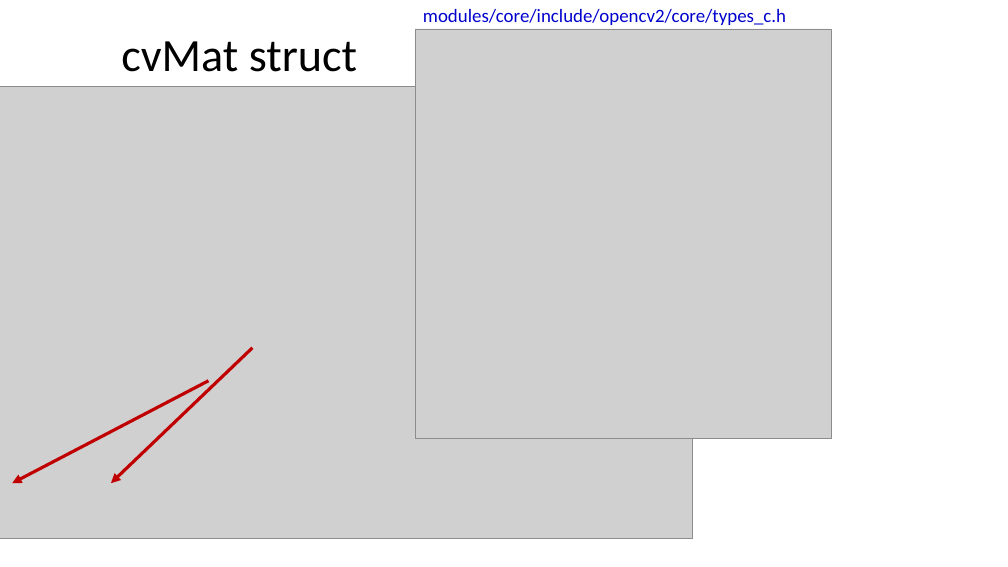
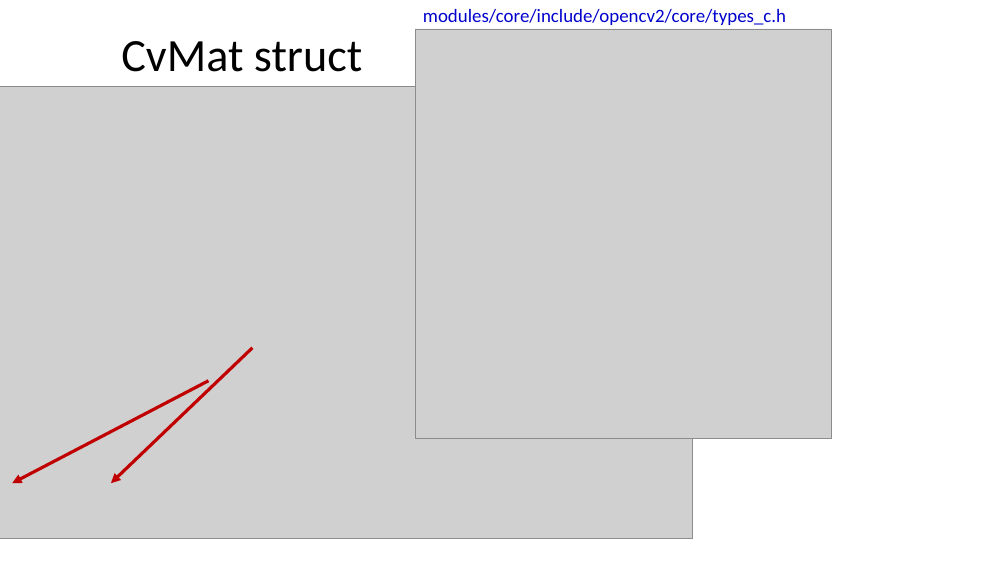
Before and after one commit to dayekuaipao/CPPLearning, a slide deck: slide 15 of week11/Lecture11.pptx. Drawn at 1008x567 pixels with LibreOffice and Linux fonts; fonts in the diff are those of the drawing; grey boxes stand for pictures; background and template pictures are left out. Boxes give left, top, right and bottom in pixels: in the first picture for what was removed or moved away, otherwise in the second. Text is boxed around its words. In the diff, an @@ line names an element or a change of style, - is before the commit and + after.

```diff
--- a/week11/Lecture11.pptx
+++ b/week11/Lecture11.pptx
@@ title at (x1=121, y1=41, x2=362, y2=72): text changed @@
-cvMat struct
+CvMat struct
```
Also in this commit, not shown: 3 slides added, 1 slide removed, 2 other files.
